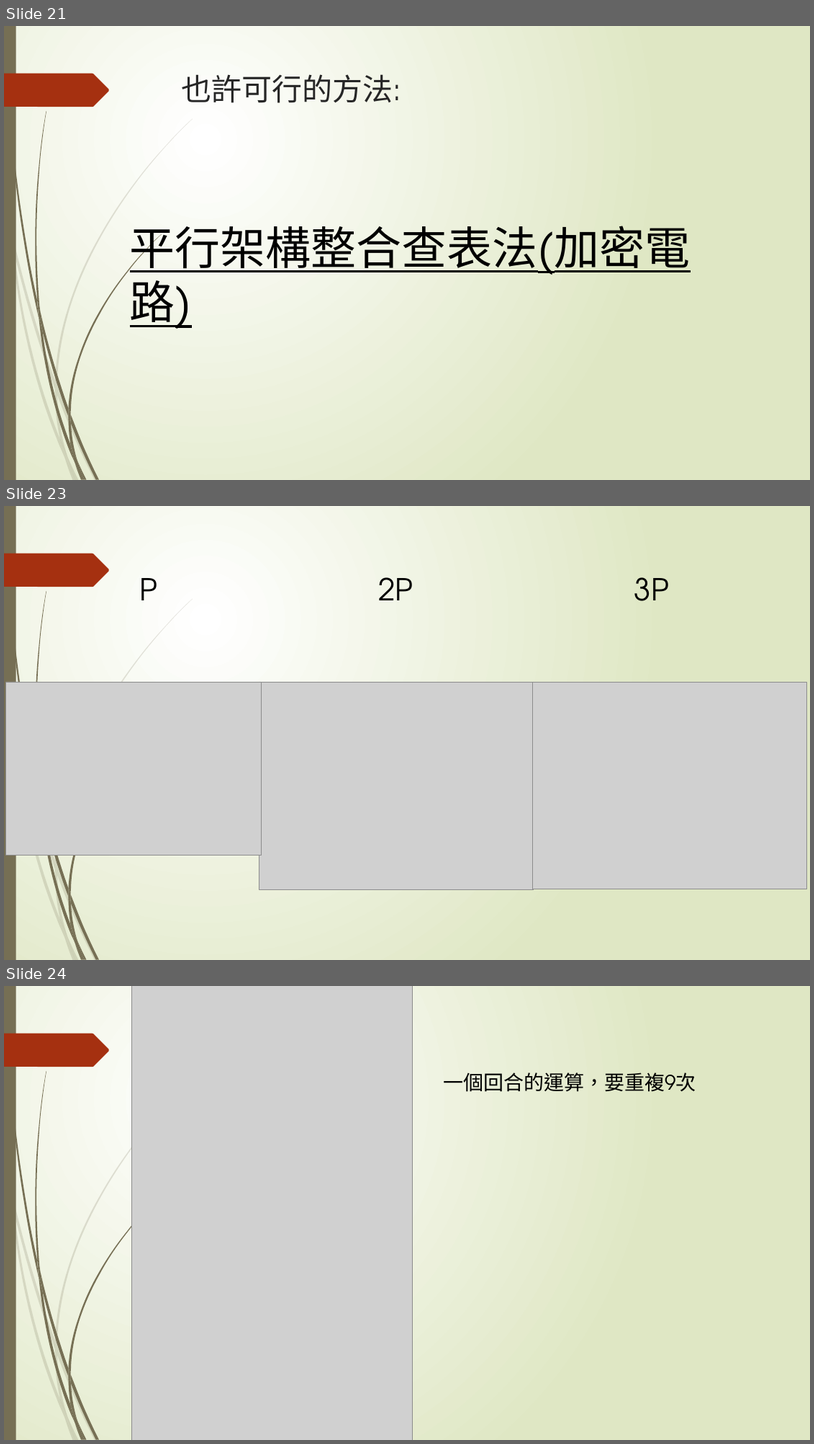
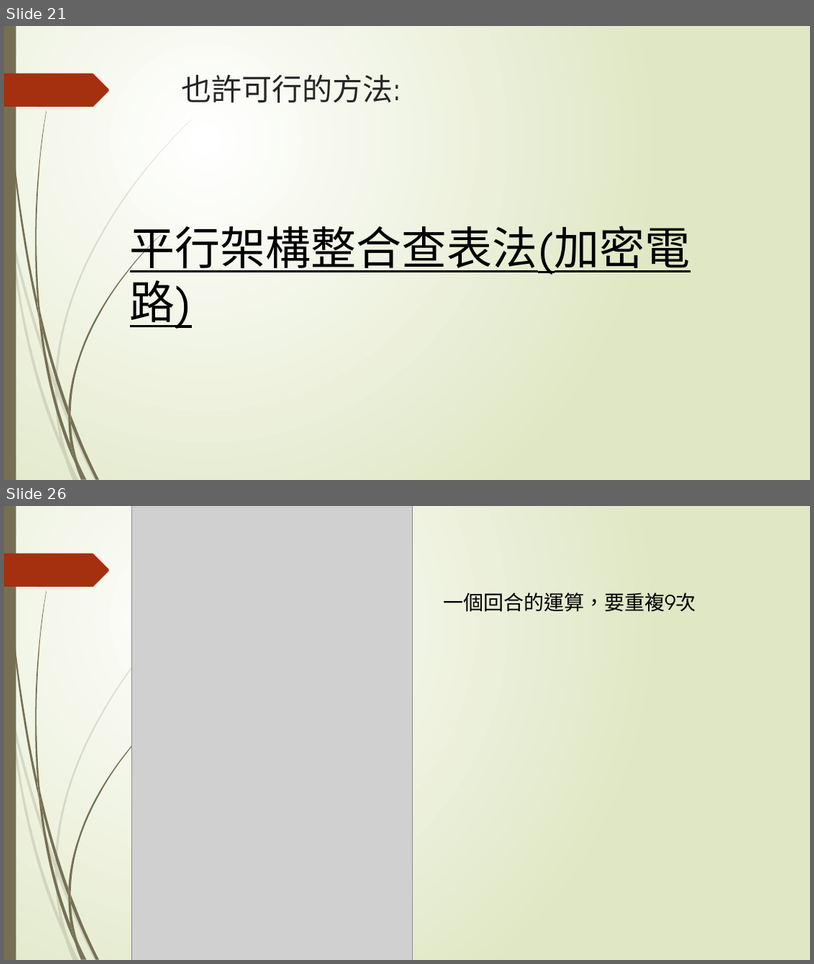
Before and after one commit to sanwich27/2019_FPGA_Design_Group4, a slide deck: final_project/AES加密&解密.pptx. Shown one above the other, each under a label of ours: slides 21, 23 and 24 before the commit, slides 21 and 26 after it; the slides between them are not shown. The pictures are 814x1444 and 814x964 pixels, drawn with LibreOffice and Linux fonts; fonts in the diff are those of the drawing; grey boxes stand for pictures. Boxes give left, top, right and bottom in pixels: in the first picture for what was removed or moved away, otherwise in the second. Text is boxed around its words. In the diff, an @@ line names an element or a change of style, - is before the commit and + after.

```diff
--- a/final_project/AES加密&解密.pptx
+++ b/final_project/AES加密&解密.pptx
@@ slide 23 removed at (x1=4, y1=506, x2=810, y2=960), background gradient #FFFFFF to #DFE8C4; not listed: 23 template elements that a slide beside it also shows @@
@@ text removed at (x1=139, y1=578, x2=157, y2=600) @@
-P
@@ text removed at (x1=378, y1=577, x2=413, y2=600) @@
-2P
@@ text removed at (x1=635, y1=577, x2=669, y2=601) @@
-3P
@@ picture removed at (x1=6, y1=682, x2=262, y2=854) @@
@@ picture removed at (x1=260, y1=682, x2=534, y2=890) @@
@@ picture removed at (x1=532, y1=682, x2=808, y2=888) @@
@@ what was slide 24 is now slide 26 @@
```
Also in this commit, not shown: 2 slides changed, 4 slides added.
